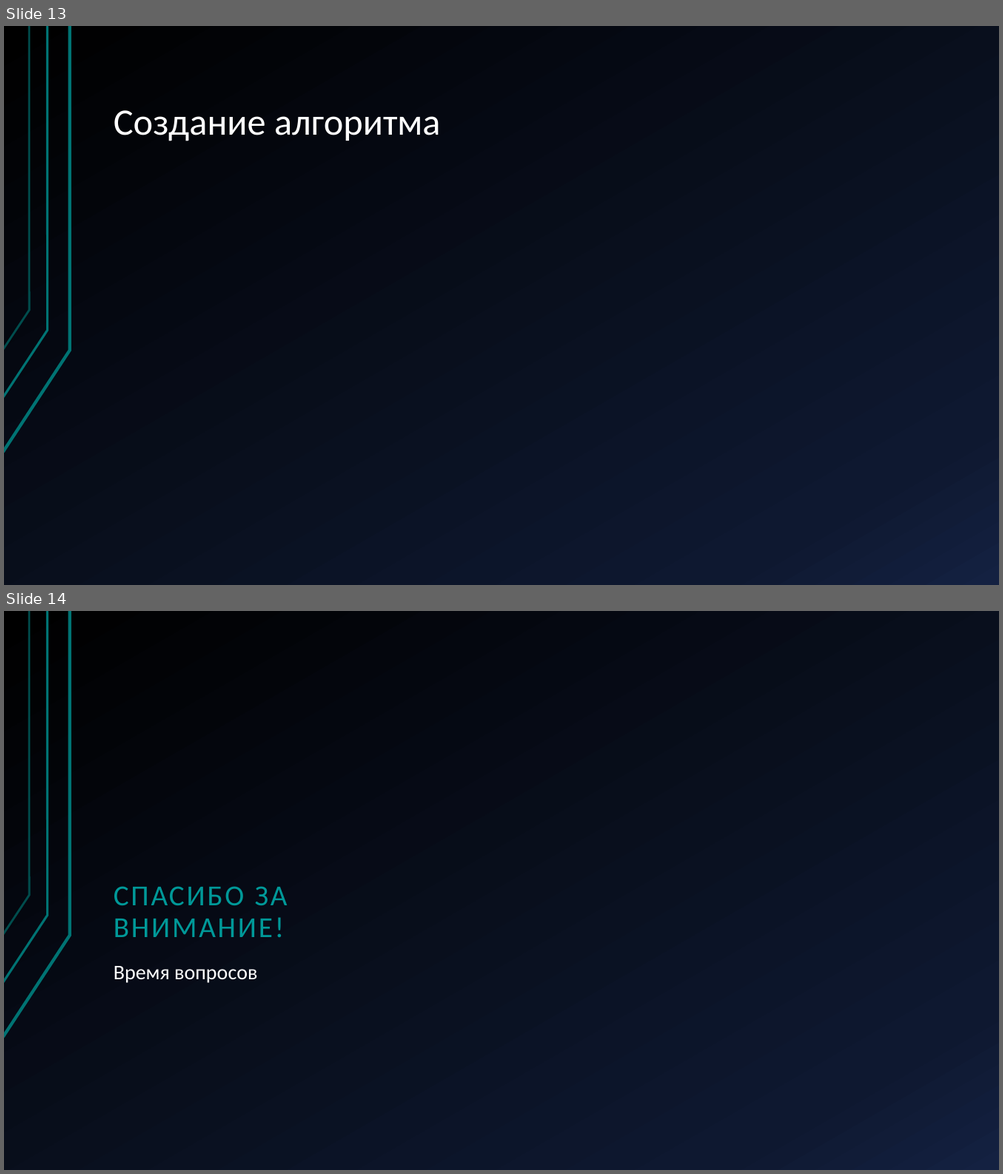
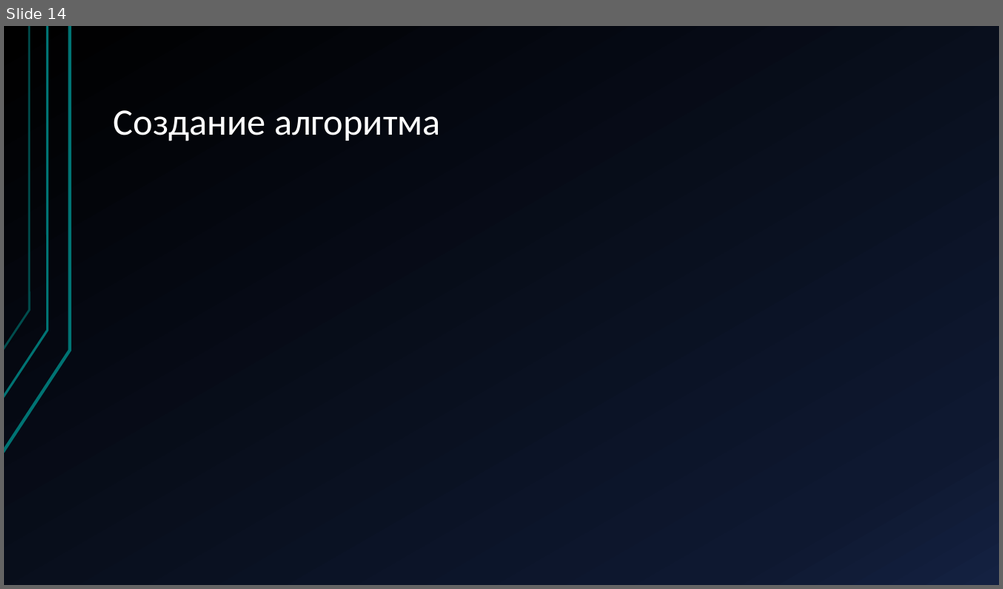
Before and after one commit to Terexi110/Teory, a slide deck: Постквантовая криптография KEM на решётках.pptx. Shown one above the other, each under a label of ours: slides 13 and 14 before the commit, slide 14 after it. The pictures are 1003x1174 and 1003x589 pixels, drawn with LibreOffice and Linux fonts; fonts in the diff are those of the drawing. Boxes give left, top, right and bottom in pixels: in the first picture for what was removed or moved away, otherwise in the second. Text is boxed around its words. In the diff, an @@ line names an element or a change of style, - is before the commit and + after.

```diff
--- a/Постквантовая криптография KEM на решётках.pptx
+++ b/Постквантовая криптография KEM на решётках.pptx
@@ slide 14 removed at [4, 611, 999, 1170], background gradient #000000 to #0F1931 to #142242; not listed: 3 template elements that a slide beside it also shows @@
@@ title removed at [114, 886, 287, 937] @@
-СПАСИБО ЗА ВНИМАНИЕ!
@@ text removed at [114, 966, 257, 983] @@
-Время вопросов
@@ what was slide 13 is now slide 14 @@
```
Also in this commit, not shown: 4 slides changed, 2 slides added, 1 other file.
